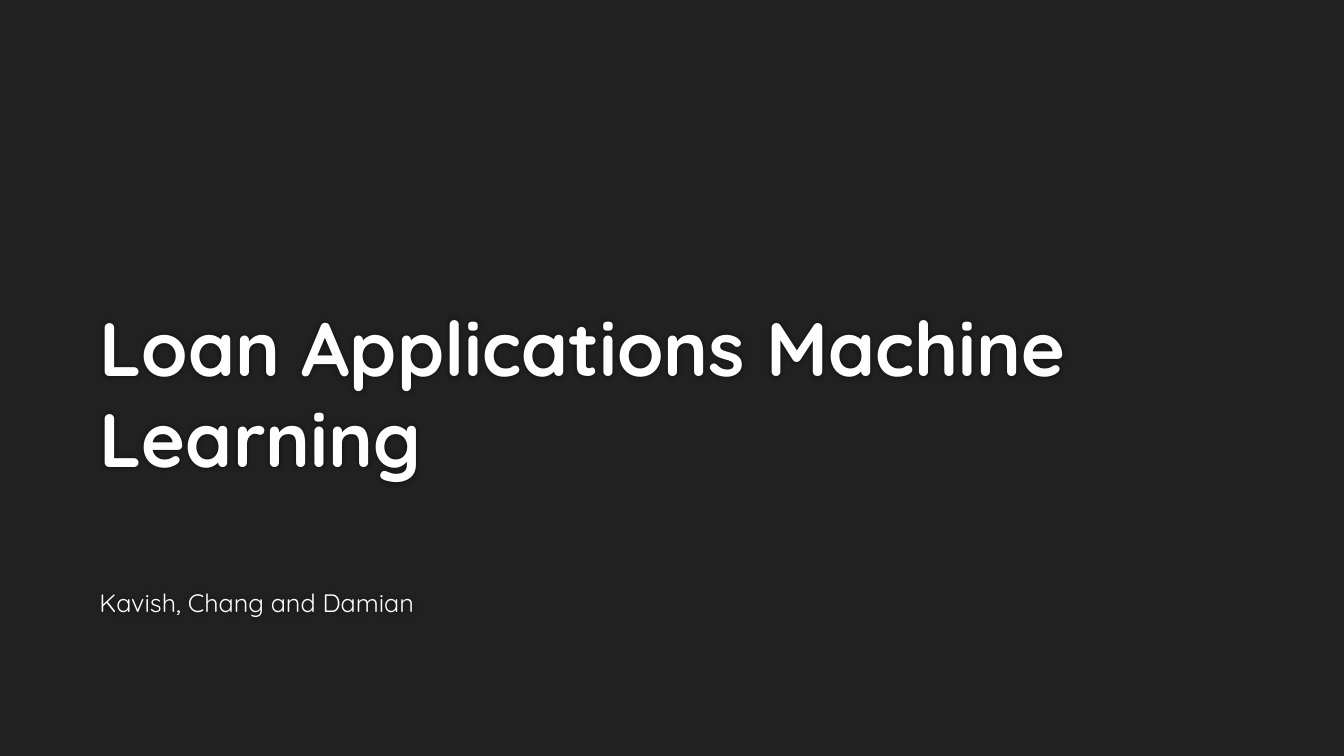
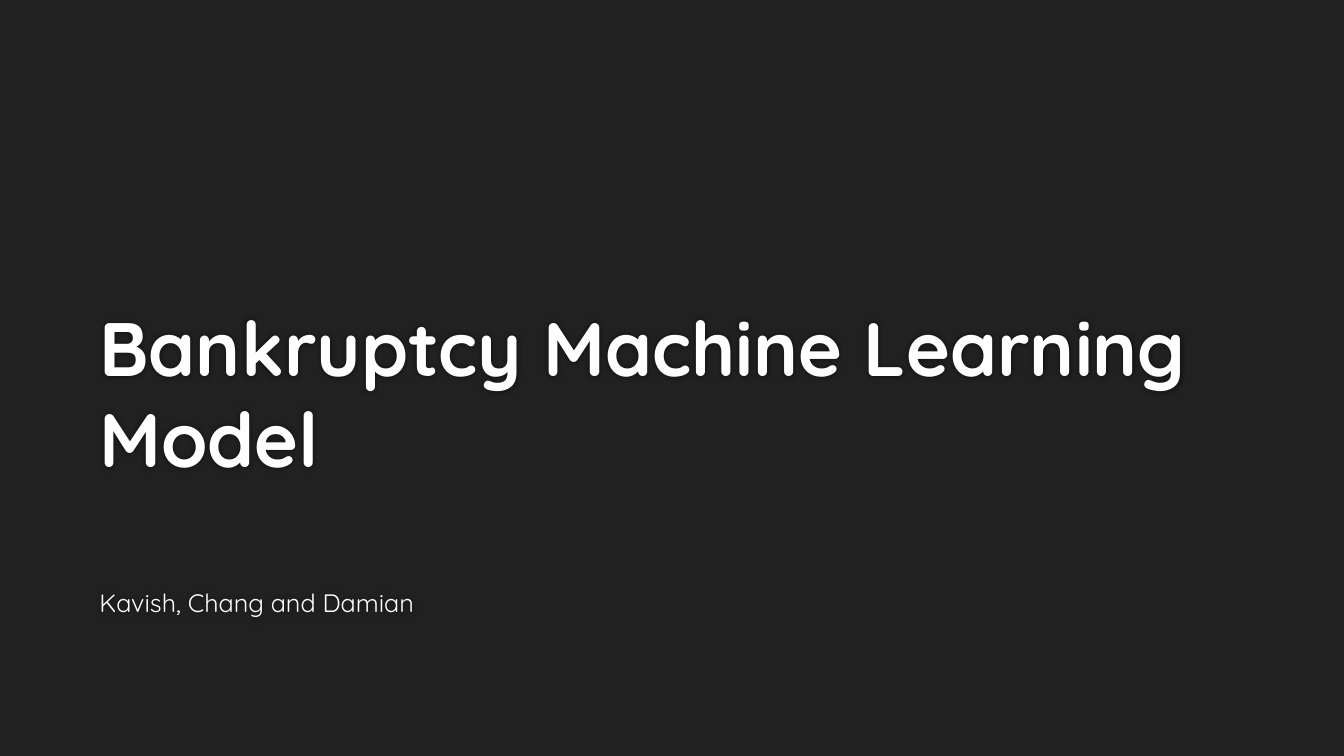
Before and after one commit to KavishNaran/Loan-risk---machine-learning, a slide deck: slide 1 of Credit Loan Presentation.pptx. Drawn at 1344x756 pixels with LibreOffice and Linux fonts; fonts in the diff are those of the drawing; background and template pictures are left out. Boxes give left, top, right and bottom in pixels: in the first picture for what was removed or moved away, otherwise in the second. Text is boxed around its words. In the diff, an @@ line names an element or a change of style, - is before the commit and + after.

```diff
--- a/Credit Loan Presentation.pptx
+++ b/Credit Loan Presentation.pptx
@@ title at bbox=[99, 320, 1186, 468]: text changed @@
-Loan Applications Machine Learning
+Bankruptcy Machine Learning Model
```
Also in this commit, not shown: 5 other slides changed, 3 slides added, 2 slides removed.
